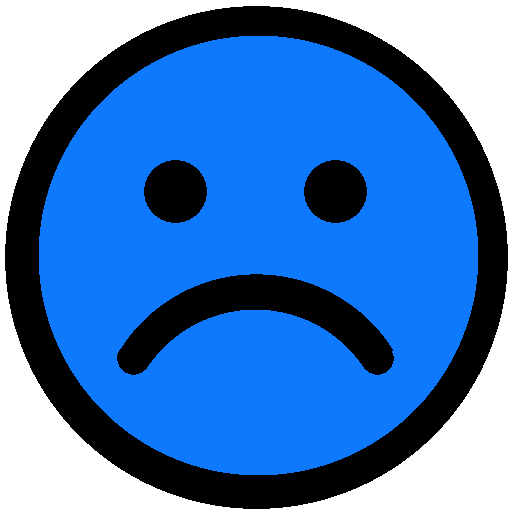
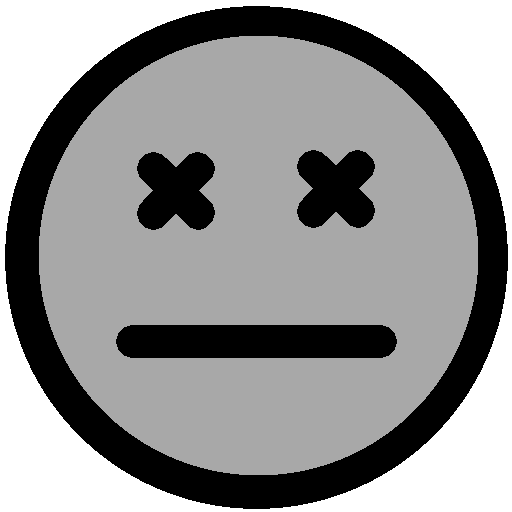
Revision of a layered 512×512 image; what changed, layer by layer:
added layer "Layer #1" above "eyes" over (137, 150, 375, 230)
hid "eyes" over (144, 160, 367, 223)
added layer "Layer" above "Layer copy #2" over (116, 325, 397, 358)
hid "Layer copy #1" over (117, 274, 394, 375)
added layer "Layer copy #4" above "Layer copy #3" over (39, 36, 478, 475)
hid "Layer copy", painted on it over (39, 36, 478, 475)
